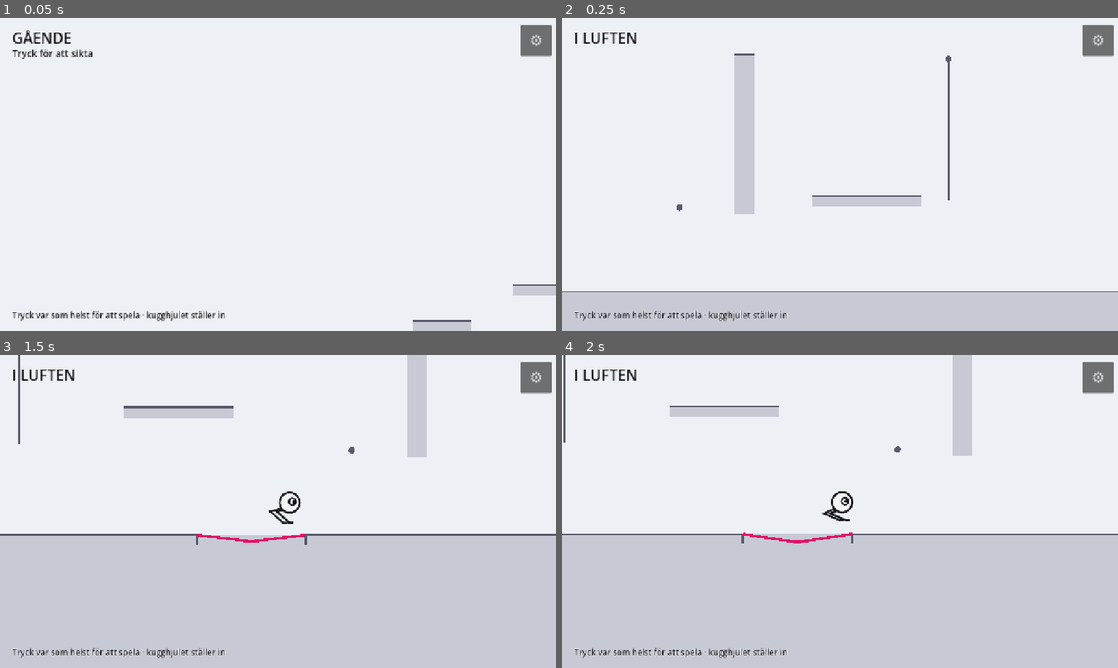
Above: before the commit, frames 1-4 (two rows, left to right).
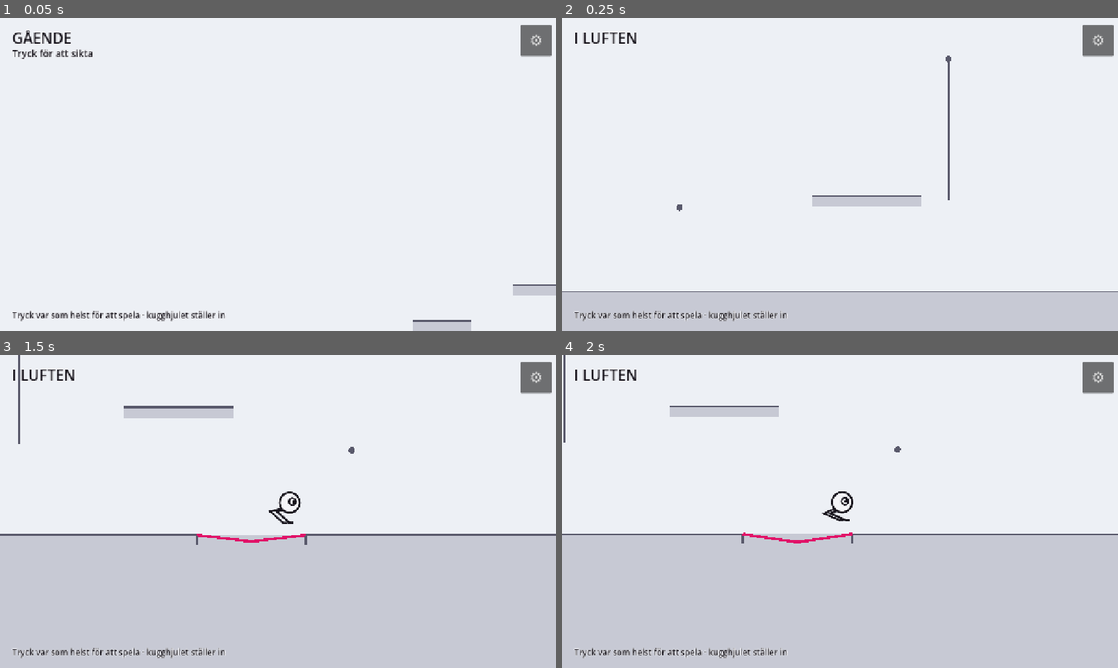
Above: after the commit, the same moments.

Repository: ojojboll-ui/Robo-ball
Game: Godot game, scene res://_soak.tscn
The game is run twice, just before and just after one commit, with the same random seed, the same clock (stepped at 60 frames per second) and the same inputs. This scene is started directly instead of the project's main scene.
Inputs:
- Up to frame 1 (0.05 s): no input
- Up to frame 2 (0.25 s): no input
- Up to frame 3 (1.5 s): click "⚙" at 0.5 s; click "Stäng" at 1.25 s
- Up to frame 4 (2 s): no input

Frame 1 is identical in both runs. In frame 2, 1.9% of the frame differs, in the area x 31-35%, y 11-63%; in frame 3, 1.1%; in frame 4, 1.1%.

Commit message:
Ta bort pelarna vid stängerna
Greppen hänger fritt nu. Det man behöver läsa av är punkten han svänger runt,
och pelarna var mest något att slå i på vägen dit.

Kontrollerat att de fortfarande går att fånga: ett hopp rakt upp under ett grepp
tar det efter 8 bildrutor, och ett snett hopp från 60 px innan tar det efter 10.

Co-Authored-By: Claude Opus 5 <noreply@anthropic.com>
Claude-Session: https://claude.ai/code/session_01BFuXiawrAFSoffrH8t6SUi

Diff:
--- a/game/world/levels.gd
+++ b/game/world/levels.gd
@@ -247,17 +247,13 @@
 	floors.append(Rect2(2650, 430, 240, 24))
 	floors.append(Rect2(4020, 360, 240, 24))
 
-	# Hängande pelare: de slutar 170 px över marken, så gången under är fri.
-	var pillars := [1980.0, 2480.0, 4640.0]
 	var walls: Array = [Rect2(-120, 240, 60, 400), Rect2(right, 180, 60, 460)]
-	for x: float in pillars:
-		walls.append(Rect2(x, 120, 44, 350))
 
 	var swings: Array = []
-	# Stängerna sticker ut åt vänster ur sina pelare, mot den som kommer därifrån.
-	# 185 px över marken: precis inom räckhåll för ett hopp rakt upp.
-	for x: float in pillars:
-		swings.append({"pos": Vector2(x, 455), "length": 120.0, "kind": "bar", "out": -1.0})
+	# Stängerna hänger fritt: bara greppen, inga pelare omkring dem. 185 px över
+	# marken, precis inom räckhåll för ett hopp rakt upp.
+	for x: float in [1860.0, 2360.0, 4520.0]:
+		swings.append({"pos": Vector2(x, 455), "length": 0.0, "kind": "bar"})
 	# Lianerna: nästan tre gånger så långa, alltså märkbart långsammare.
 	for i in 3:
 		swings.append({"pos": Vector2(2950.0 + i * 420.0, 130), "length": 330.0,
Not shown, changed: README.md
Not shown, changed: docs/DESIGN.md
